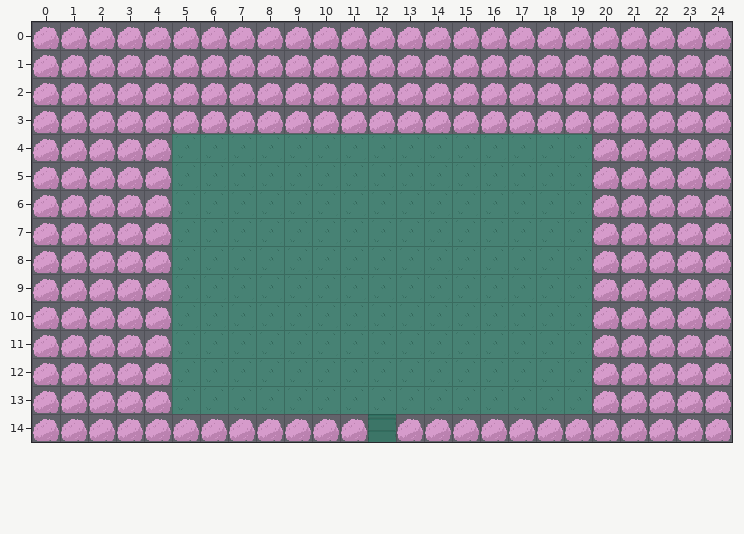
Tiled map (JSON), stored at assets/graphics/tilesets/room3_greyboxing3.tmj. That is the earlier state.
Cells are 32x32 px. Shown: x 0..24, y 0..14.
Now the later version:
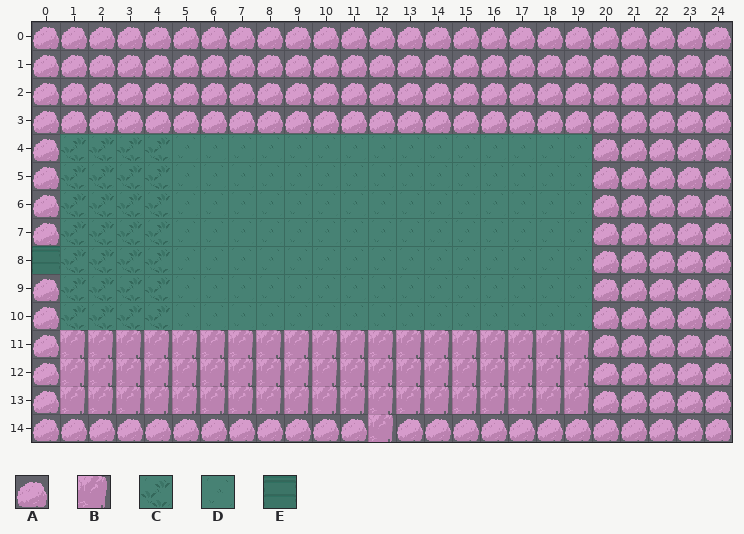
Key: from "tileset_alles": A 28, B 34, C 42, D 44, E 62.
_ is an empty cell, . an unchanged one.
Difference:
--- layer "Kachelebene 1"
@@ x 0..19 @@
- 4 .AAAA...............
- 5 .AAAA...............
- 6 .AAAA...............
- 7 .AAAA...............
- 8 AAAAA...............
- 9 .AAAA...............
-10 .AAAA...............
-11 .AAAADDDDDDDDDDDDDDD
-12 .AAAADDDDDDDDDDDDDDD
-13 .AAAADDDDDDDDDDDDDDD
-14 ............E.......
+ 4 .CCCC...............
+ 5 .CCCC...............
+ 6 .CCCC...............
+ 7 .CCCC...............
+ 8 ECCCC...............
+ 9 .CCCC...............
+10 .CCCC...............
+11 .BBBBBBBBBBBBBBBBBBB
+12 .BBBBBBBBBBBBBBBBBBB
+13 .BBBBBBBBBBBBBBBBBBB
+14 ............B.......
Changed places in both pictures, as pixel boxes (x1, y1, x2, y2):
changed: (32, 134, 592, 442)
